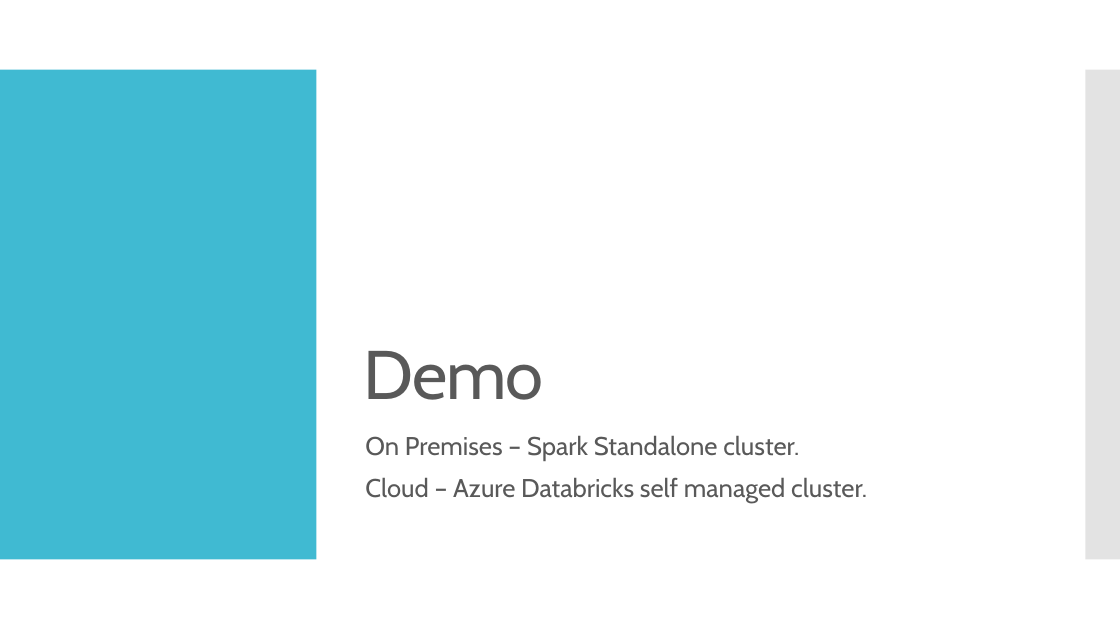
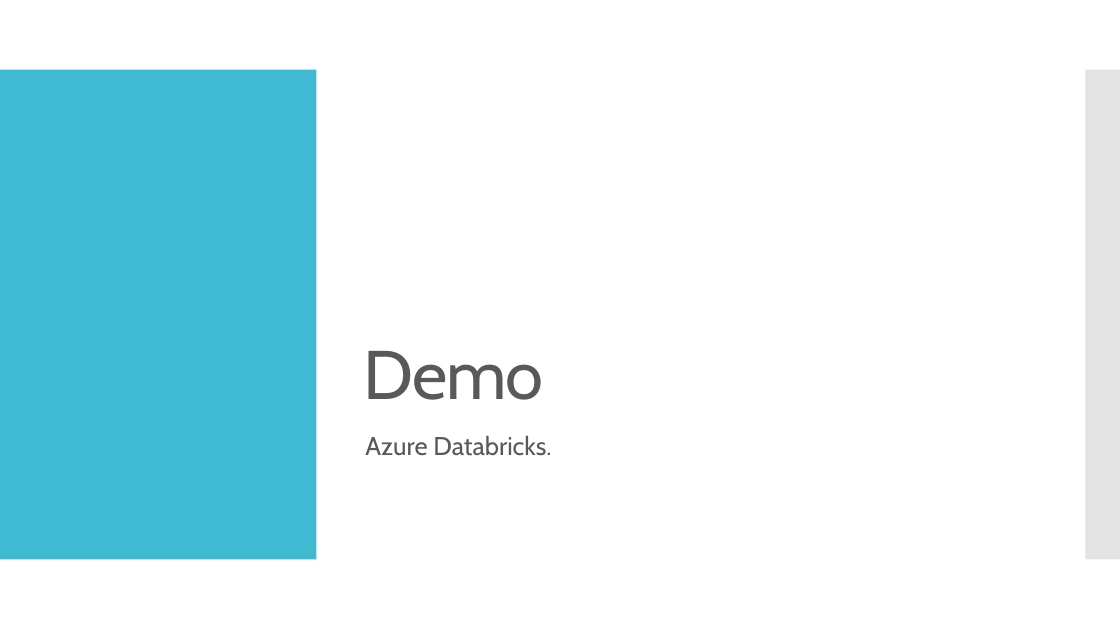
Before and after one commit to dinesarun/common, a slide deck: slide 28 of sessions/ChennaiAzureUserGroup/Databricks_IOT_Analytics/IOT-ML-Azure.pptx (slide 21 before the commit). Drawn at 1120x630 pixels with LibreOffice and Linux fonts; fonts in the diff are those of the drawing. Boxes give left, top, right and bottom in pixels: in the first picture for what was removed or moved away, otherwise in the second. Text is boxed around its words. In the diff, an @@ line names an element or a change of style, - is before the commit and + after.

```diff
--- a/sessions/ChennaiAzureUserGroup/Databricks_IOT_Analytics/IOT-ML-Azure.pptx
+++ b/sessions/ChennaiAzureUserGroup/Databricks_IOT_Analytics/IOT-ML-Azure.pptx
@@ text at (365,435,551,456): text changed @@
-On Premises – Spark Standalone cluster.
-Cloud – Azure Databricks self managed cluster.
+Azure Databricks.
```
Also in this commit, not shown: 10 other slides changed, 10 slides added, 2 slides removed.
